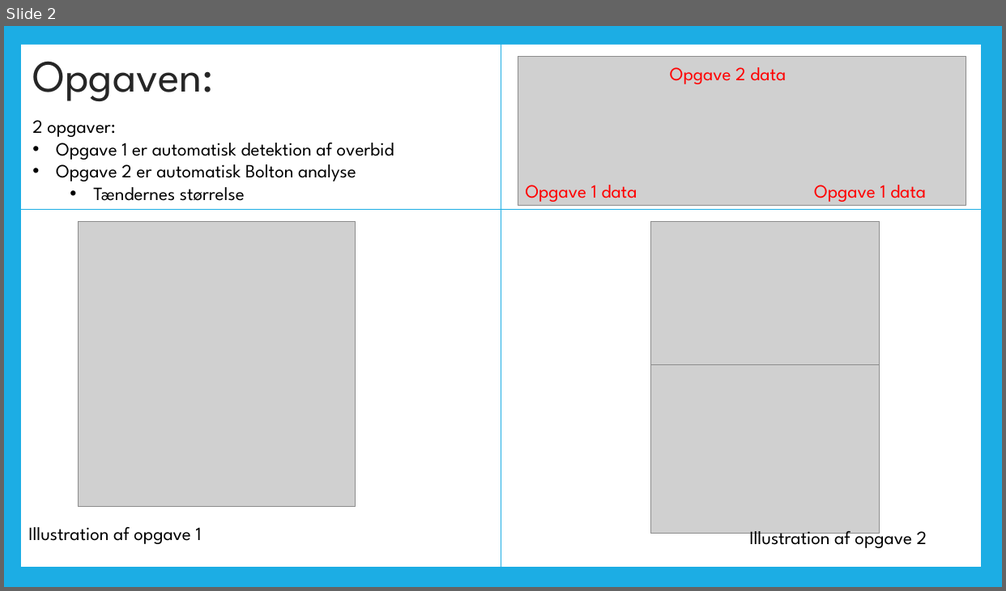
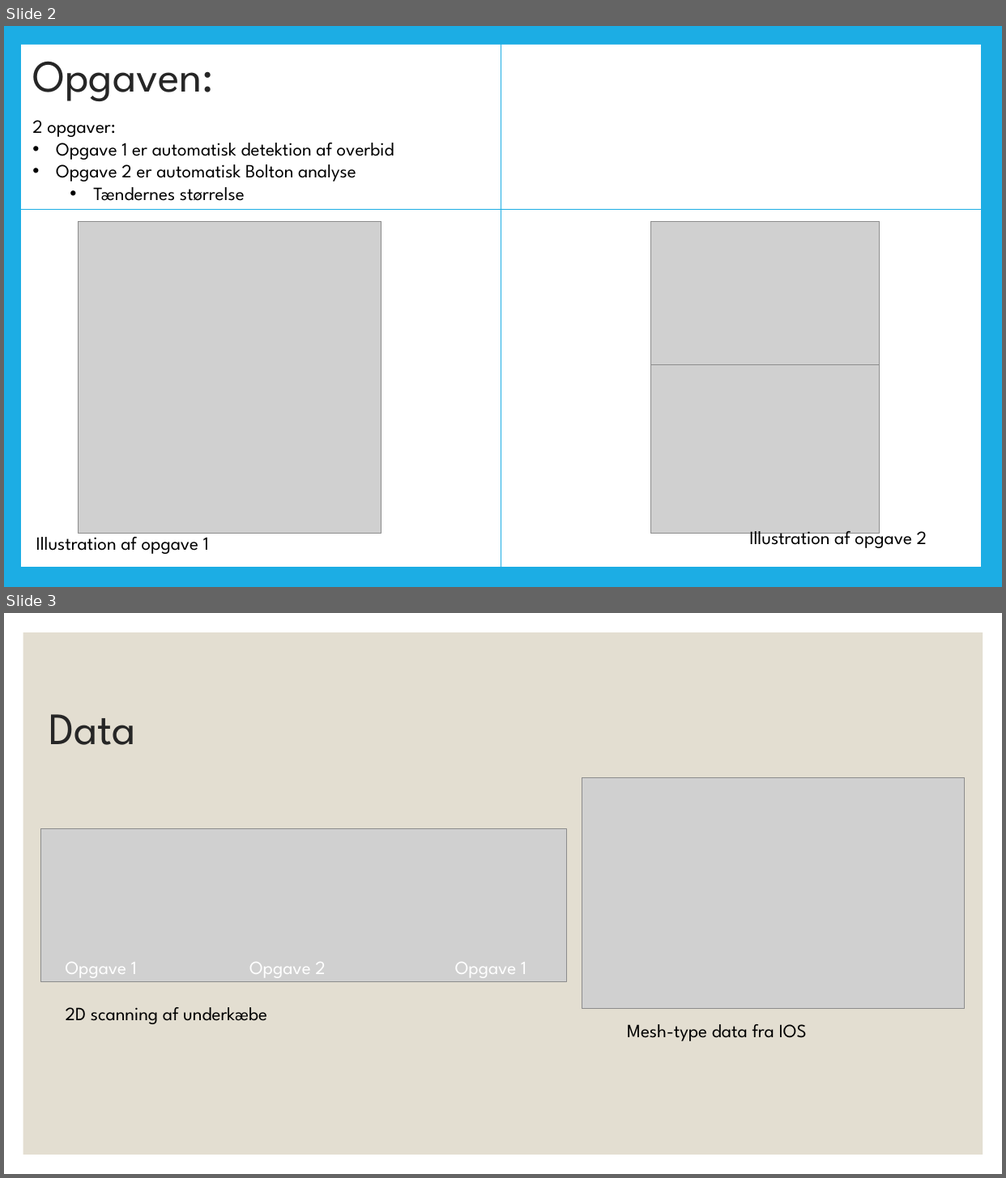
Before and after one commit to casperbak1/Dataprojekt, a slide deck: TØ/Powerpoint til præsentation.pptx. Shown one above the other, each under a label of ours: slide 2 before the commit, slides 2 and 3 after it. The pictures are 1006x591 and 1006x1178 pixels, drawn with LibreOffice and Linux fonts; fonts in the diff are those of the drawing; grey boxes stand for pictures. Boxes give left, top, right and bottom in pixels: in the first picture for what was removed or moved away, otherwise in the second. Text is boxed around its words. In the diff, an @@ line names an element or a change of style, - is before the commit and + after.

Commit message:
Slide 3-5 med data
Jeg har lavet data delen, men uden deskriptiv statistik

```diff
--- a/TØ/Powerpoint til præsentation.pptx
+++ b/TØ/Powerpoint til præsentation.pptx
@@ slide 3 added at bbox=[4, 613, 1002, 1174], background #FFFFFF @@
@@ rectangle added at bbox=[23, 632, 983, 1155], fill #E3DED1 @@
@@ title added at bbox=[49, 714, 136, 745], 43.2 pt, text #262626 @@
+Data
@@ picture added at bbox=[582, 777, 965, 1008] @@
@@ picture added at bbox=[41, 829, 566, 983] @@
@@ text added at bbox=[66, 962, 137, 978], 18 pt, text #FFFFFF @@
+Opgave 1
@@ text added at bbox=[249, 962, 325, 978], 18 pt, text #FFFFFF @@
+Opgave 2
@@ text added at bbox=[455, 962, 526, 978], 18 pt, text #FFFFFF @@
+Opgave 1
@@ text added at bbox=[66, 1007, 267, 1024], 18 pt, text #000000 @@
+2D scanning af underkæbe
@@ text added at bbox=[627, 1024, 807, 1041], 18 pt, text #000000 @@
+Mesh-type data fra IOS
@@ slide 2 changed as well @@
@@ picture removed at bbox=[518, 57, 966, 206] @@
@@ text removed at bbox=[670, 67, 786, 84] @@
-Opgave 2 data
@@ text removed at bbox=[526, 185, 637, 202] @@
-Opgave 1 data
@@ text removed at bbox=[814, 185, 926, 202] @@
-Opgave 1 data
@@ picture: place and size @@
-picture at bbox=[78, 221, 355, 506]
+picture at bbox=[78, 221, 381, 534]
@@ text "Illustration af opgave 1" rewrapped from bbox=[28, 527, 202, 544] to bbox=[36, 531, 209, 554] @@
```
Also in this commit, not shown: 1 other slide changed, 2 other slides added.
